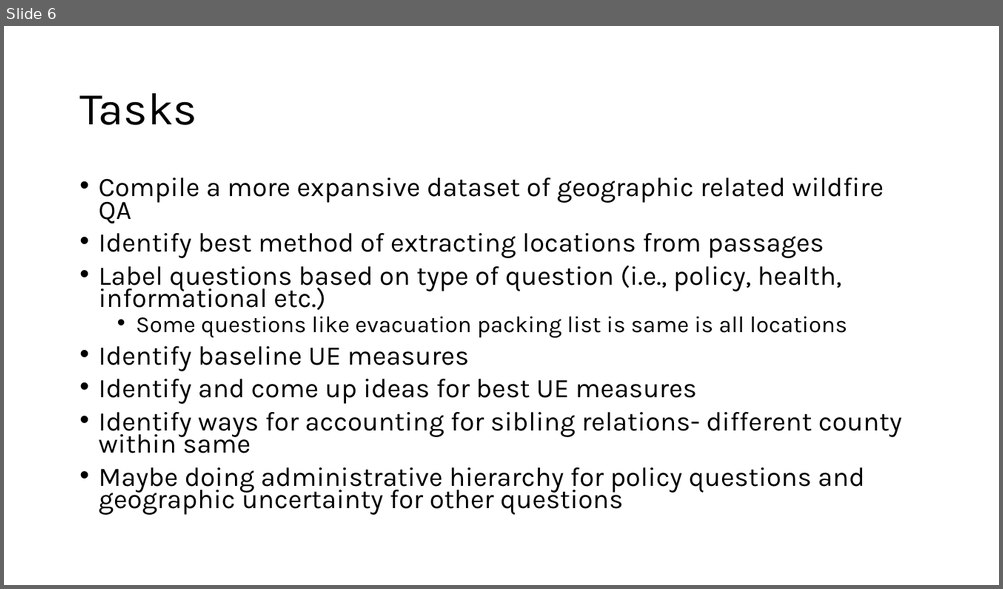
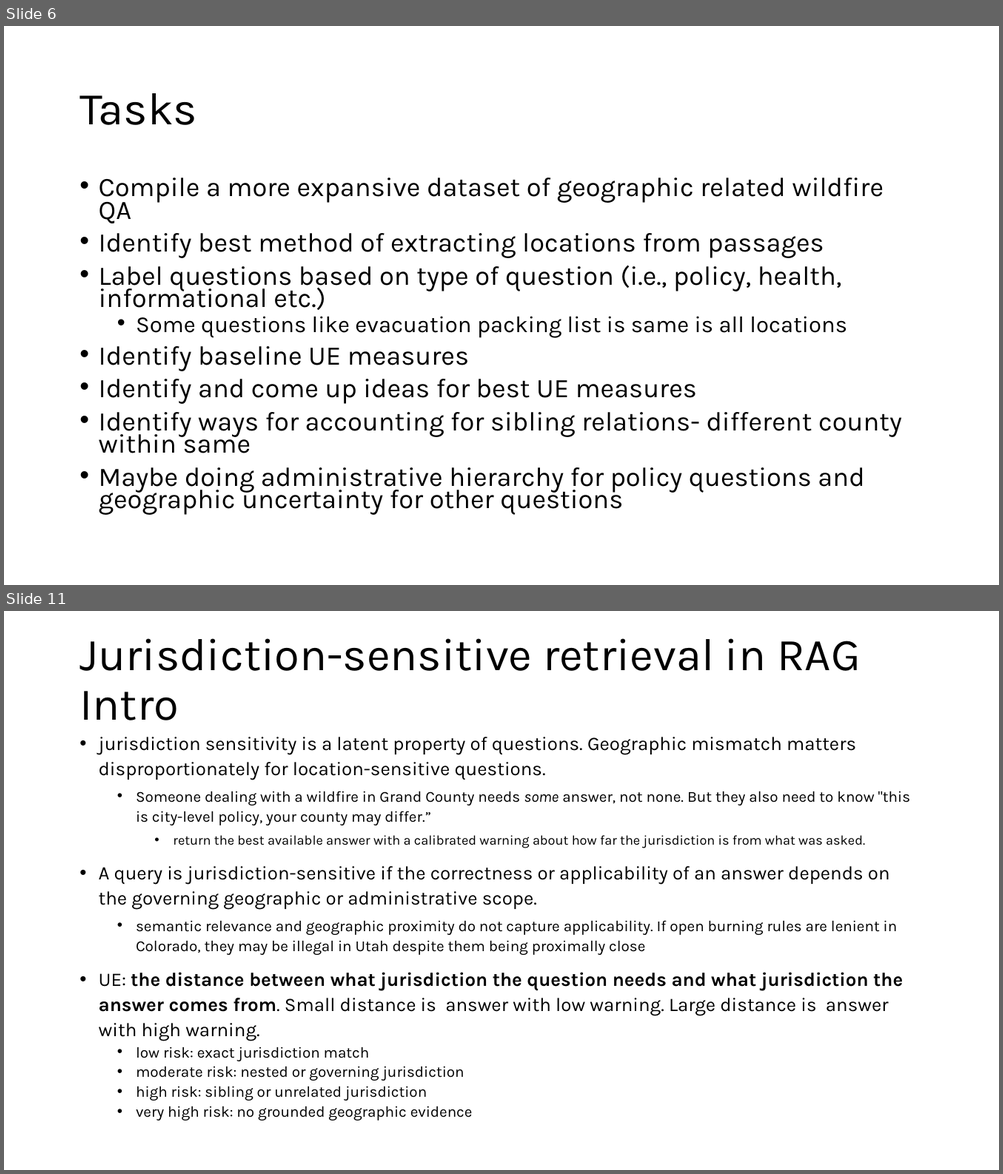
Before and after one commit to meenuravi18/wildfire_research_project, a slide deck: GeoRAG_ideas.pptx. Shown one above the other, each under a label of ours: slide 6 before the commit, slides 6 and 11 after it; the slides between them are not shown. The pictures are 1003x589 and 1003x1174 pixels, drawn with LibreOffice and Linux fonts; fonts in the diff are those of the drawing. Boxes give left, top, right and bottom in pixels: in the first picture for what was removed or moved away, otherwise in the second. Text is boxed around its words. In the diff, an @@ line names an element or a change of style, - is before the commit and + after.

```diff
--- a/GeoRAG_ideas.pptx
+++ b/GeoRAG_ideas.pptx
@@ slide 11 added at [4, 611, 999, 1170], background #FFFFFF @@
@@ title added at [79, 638, 860, 721], 44 pt, text #000000 @@
+Jurisdiction-sensitive retrieval in RAG Intro
@@ text added at [99, 737, 910, 1121], 14.8 pt, text #000000 @@
+• jurisdiction sensitivity is a latent property of questions. Geographic mismatch matters disproportionately for location-sensitive questions.
+  • Someone dealing with a wildfire in Grand County needs some answer, not none. But they also need to know "this is city-level policy, your county may differ.”
+    • return the best available answer with a calibrated warning about how far the jurisdiction is from what was asked.
+• A query is jurisdiction-sensitive if the correctness or applicability of an answer depends on the governing geographic or administrative scope.
+  • semantic relevance and geographic proximity do not capture applicability. If open burning rules are lenient in Colorado, they may be illegal in Utah despite them being proximally close
+• UE: the distance between what jurisdiction the question needs and what jurisdiction the answer comes from. Small distance is answer with low warning. Large distance is answer with high warning.
+  • low risk: exact jurisdiction match
+  • moderate risk: nested or governing jurisdiction
+  • high risk: sibling or unrelated jurisdiction
+  • very high risk: no grounded geographic evidence
```
Also in this commit, not shown: 24 other slides added, 1 slide removed.
